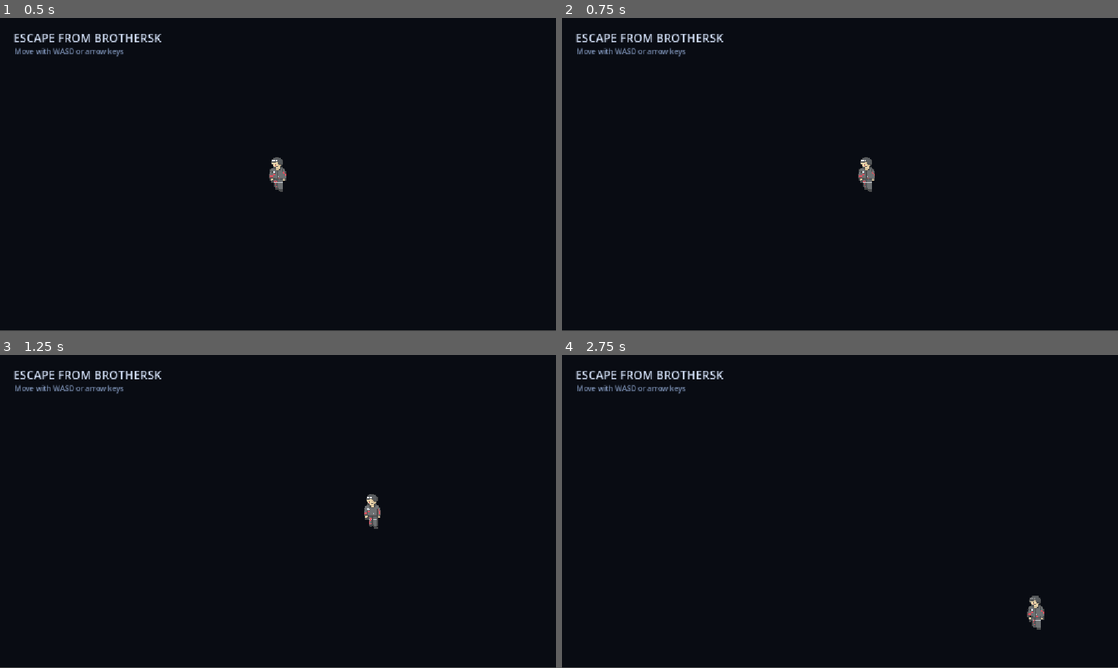
Above: before the commit, frames 1-4 (two rows, left to right).
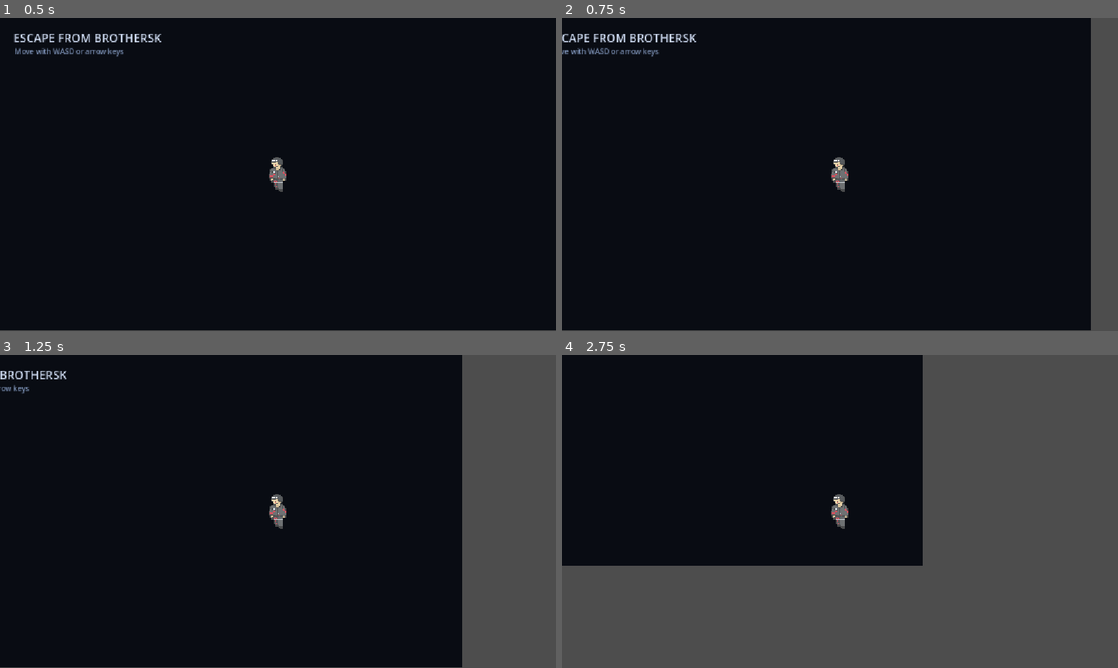
Above: after the commit, the same moments.

Repository: Lolanimus/EscapeFromBrothersk
Game: Godot game, scene res://scenes/main.tscn
Two runs of this game, one before a commit and one after it. Both use one fixed random seed, a clock stepped at 60 frames per second and the inputs below.
Inputs:
- Up to frame 1 (0.5 s): no input
- Up to frame 2 (0.75 s): tap Enter at 0.5 s; hold D (move_right) from 0.53 s (still down)
- Up to frame 3 (1.25 s): keep holding D (move_right)
- Up to frame 4 (2.75 s): release D (move_right) at 1.28 s; hold S (move_down) 1.28-2.03 s; hold D (move_right) from 2.03 s (still down)

Frame 1 is identical in both runs. In frame 2, 6.1% of the frame differs, in the area x 0-100%, y 0-100%; in frame 3, 18%; in frame 4, 57%.

Commit message:
Camera now follows player around game

Diff:
--- a/scenes/main.tscn
+++ b/scenes/main.tscn
@@ -52,6 +52,8 @@
 position = Vector2(-0.5, -0.5)
 shape = SubResource("RectangleShape2D_go7yb")
 
+[node name="Camera2D" type="Camera2D" parent="Player" unique_id=1666563782]
+
 [node name="Node2D" type="Node2D" parent="." unique_id=140466316]
 position = Vector2(663, 318)
 
